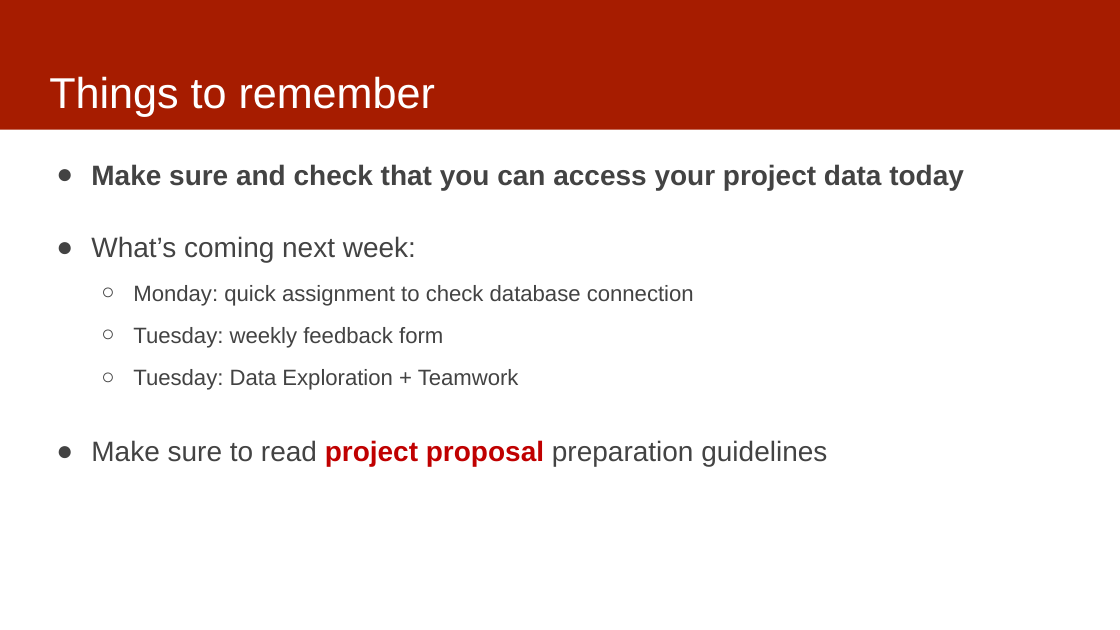
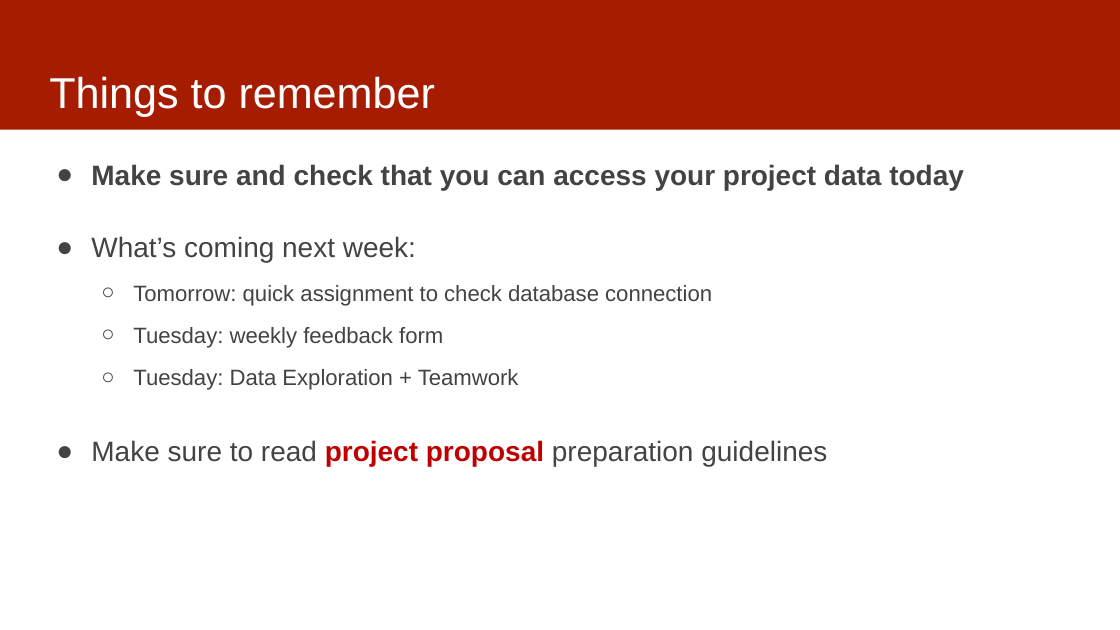
Before and after one commit to dssg/mlforpublicpolicylab, a slide deck: slide 31 of Lectures/04-data.pptx. Drawn at 1120x630 pixels with LibreOffice and Linux fonts; fonts in the diff are those of the drawing. Boxes give left, top, right and bottom in pixels: in the first picture for what was removed or moved away, otherwise in the second. Text is boxed around its words. In the diff, an @@ line names an element or a change of style, - is before the commit and + after.

```diff
--- a/Lectures/04-data.pptx
+++ b/Lectures/04-data.pptx
@@ text at (x1=133, y1=285, x2=712, y2=306): text changed @@
-  ○ Monday: quick assignment to check database connection
+  ○ Tomorrow: quick assignment to check database connection
```
Also in this commit, not shown: 1 other slide changed, 1 other file.
